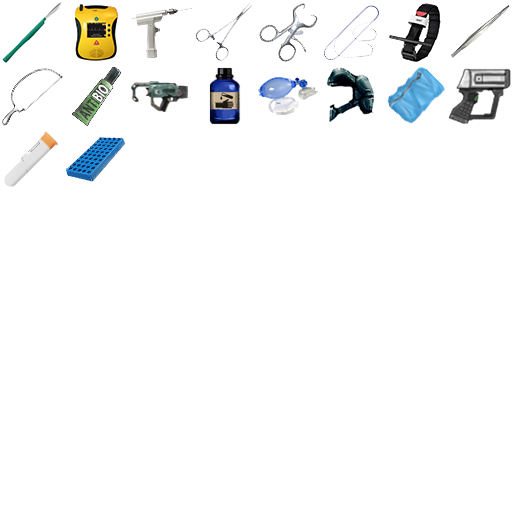
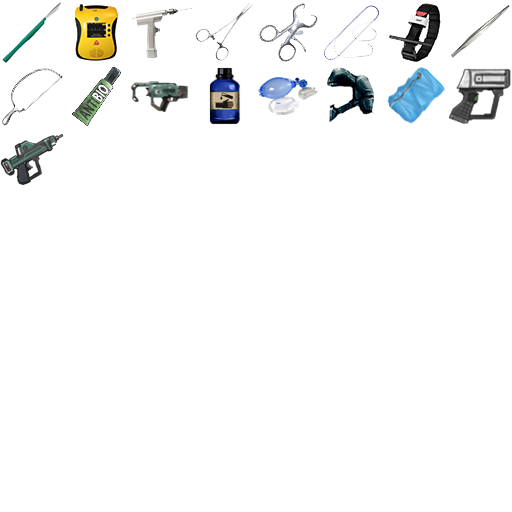
Layer changes from the first 512×512 image to the second:
removed layer "vialrack" over [65, 135, 126, 182]
renamed "injecter" to "Layer 11", painted on it over [0, 131, 64, 187]
